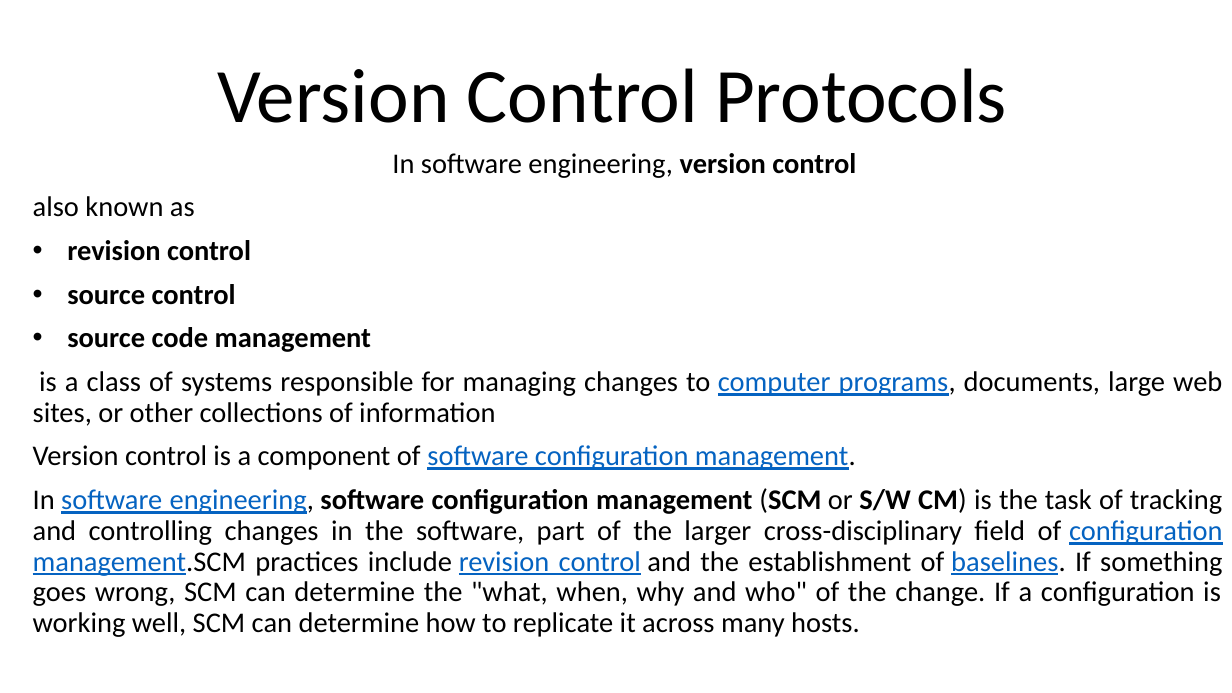
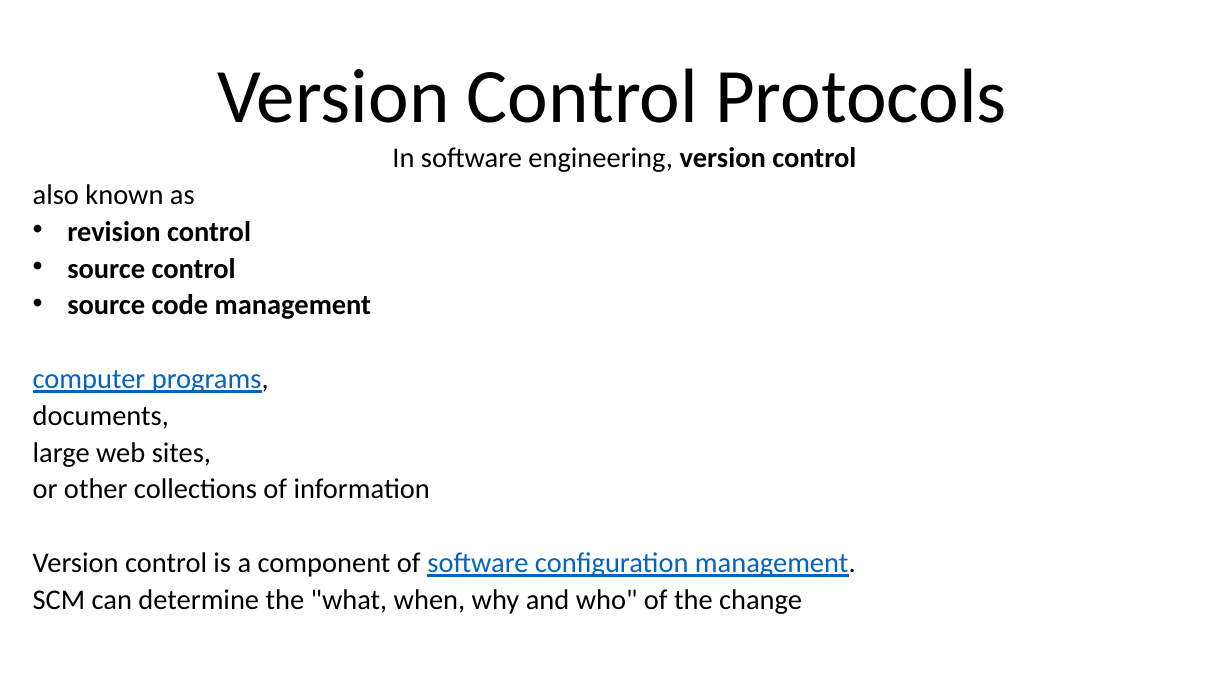
Before and after one commit to mhgulen/Dosyalar, a slide deck: slide 4 of Version Control Protocols.pptx. Drawn at 1232x693 pixels with LibreOffice and Linux fonts; fonts in the diff are those of the drawing. Boxes give left, top, right and bottom in pixels: in the first picture for what was removed or moved away, otherwise in the second. Text is boxed around its words. In the diff, an @@ line names an element or a change of style, - is before the commit and + after.

```diff
--- a/Version Control Protocols.pptx
+++ b/Version Control Protocols.pptx
@@ subtitle at [33, 147, 856, 577]: line spacing 0.9 to 0.7 @@
@@ subtitle at [33, 370, 430, 499]: text changed @@
-is a class of systems responsible for managing changes to computer programs, documents, large web sites, or other collections of information
+computer programs,
+documents,
+large web sites,
+or other collections of information
@@ subtitle at [33, 589, 802, 614]: text changed @@
-In software engineering, software configuration management (SCM or S/W CM) is the task of tracking and controlling changes in the software, part of the larger cross-disciplinary field of configuration management.SCM practices include revision control and the establishment of baselines. If something goes wrong, SCM can determine the "what, when, why and who" of the change. If a configuration is working well, SCM can determine how to replicate it across many hosts.
+SCM can determine the "what, when, why and who" of the change
```
Also in this commit, not shown: 13 other slides changed, 2 slides removed.
